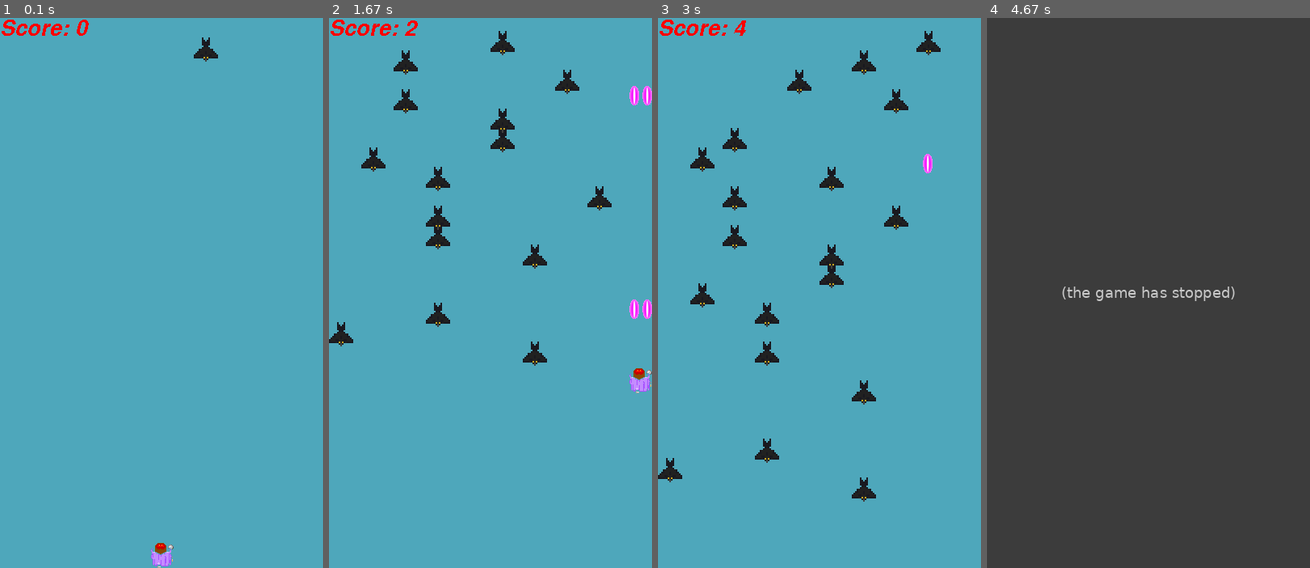
Above: before the commit, frames 1-4 (left to right).
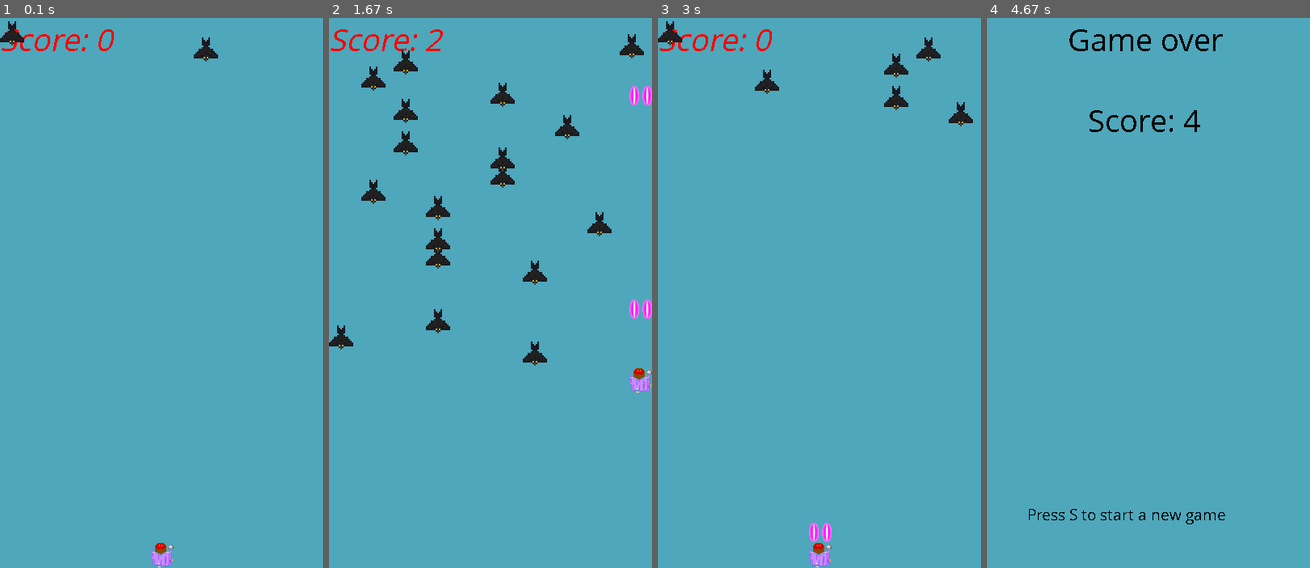
Above: after the commit, the same moments.

Repository: Andoree/Python-Study
Game: pygame game, started from game_project/gamev2.py
Same seed, same stepped clock (60 frames per second), same inputs: the game is played once before the commit and once after it.
Inputs:
- Up to frame 1 (0.1 s): no input
- Up to frame 2 (1.67 s): tap X at 0.33, 0.73, 1.03, 1.23, 1.57 s; hold Right 0.67-1.13 s; hold Up 1.17-1.47 s; hold Right from 1.5 s (still down)
- Up to frame 3 (3 s): tap X at 1.87, 2.07, 2.37, 2.97 s; release Right at 1.97 s; hold Left 2-2.53 s; tap S at 2.57 s; hold Down from 2.9 s (still down)
- Up to frame 4 (4.67 s): release Down at 3.2 s; hold Left 3.23-3.63 s; tap X at 3.3, 3.6, 3.73, 4.13, 4.43 s; hold Up 3.67-4.03 s; hold Right from 4.07 s (still down)

The runs differ from the first frame. In frame 1, 0.7% of the frame differs, in the area x 0-36%, y 0-7%; in frame 2, 4.3%; in frame 3, 4.6%; in frame 4, 100%, in the area x 0-100%, y 0-100%.
Before the commit the program exited at 3.37 s; later frames show no game.

Commit message:
final release by Timur

Diff:
--- a/game_project/game.py
+++ /dev/null
@@ -1,125 +0,0 @@
-import os
-
-import pygame as pg
-from pygame.locals import *
-
-# todo: Создать врагов
-# todo: Детектить колиизии
-# todo: апдейтить перемещения врагов
-window_width = 400
-window_height = 680
-BACKGROUND_COLOR = (78, 167, 187)
-screen_rect = Rect(0, 0, window_width, window_height)
-
-game_dir = os.path.split(os.path.abspath(__file__))[0]
-
-
-def load_image(file):
-    file = os.path.join(game_dir, 'sprites', file)
-    try:
-        surface = pg.image.load(file)
-    except pg.error:
-        raise SystemExit('image loading error')
-    return surface.convert()
-
-
-class Player(pg.sprite.Sprite):
-    speed = 12
-    images = []
-    gun_offset = 8
-
-    def __init__(self):
-        pg.sprite.Sprite.__init__(self, self.containers)
-        self.image = self.images[0]
-        self.rect = self.image.get_rect(midbottom=screen_rect.midbottom)
-        self.origtop = self.rect.top
-
-    def move(self, horiz_direction, vert_direction):
-        self.rect.move_ip(horiz_direction * self.speed, vert_direction * self.speed)
-        self.rect = self.rect.clamp(screen_rect)
-
-    def left_gun_pos(self):
-        pos = self.rect.centerx - self.gun_offset
-        return pos, self.rect.top
-
-    def right_gun_pos(self):
-        pos = self.rect.centerx + self.gun_offset
-        return pos, self.rect.top
-
-
-class Player_shot(pg.sprite.Sprite):
-    speed = -15
-    images = []
-    gun_reload = 5
-
-    def __init__(self, position):
-        pg.sprite.Sprite.__init__(self, self.containers)
-        self.image = self.images[0]
-        self.rect = self.image.get_rect(midbottom=position)
-
-    def update(self):
-        self.rect.move_ip(0, self.speed)
-        if self.rect.top <= 0:
-            self.kill()
-
-
-def main():
-    pg.init()
-    screen = pg.display.set_mode((window_width, window_height))
-    pg.display.set_caption('My_game')
-    clock = pg.time.Clock()
-    img = load_image('player.png')
-    Player.images = [img, pg.transform.flip(img, 1, 0)]
-    img = load_image('player_shot.png')
-    Player_shot.images = [img]
-
-    background = pg.Surface(screen_rect.size)
-    background.fill(BACKGROUND_COLOR)
-    screen.blit(background, (0, 0))
-    pg.display.flip()
-
-    # Создание контейнеров
-    all = pg.sprite.RenderUpdates()
-    shots = pg.sprite.Group()
-
-    # Присвоение контейнеров
-    Player.containers = all
-    Player_shot.containers = all, shots
-
-    player = Player()
-
-    gun_timer = 0
-
-    while (player.alive()):
-
-        for event in pg.event.get():
-            if event.type == QUIT or \
-                    (event.type == KEYDOWN and event.key == K_ESCAPE):
-                return
-            '''if event.type == pg.KEYUP:
-                if event.key == pg.K_x:
-                    gun_timer = 0'''
-
-        key_state = pg.key.get_pressed()
-        horiz_direction = key_state[K_RIGHT] - key_state[K_LEFT]
-        vert_direction = key_state[K_DOWN] - key_state[K_UP]
-        player.move(horiz_direction, vert_direction)
-        all.clear(screen, background)
-        all.update()
-
-        if key_state[K_x]:
-            if gun_timer != 0:
-                gun_timer = gun_timer - 1
-            else:
-                Player_shot(player.left_gun_pos())
-                Player_shot(player.right_gun_pos())
-                gun_timer = Player_shot.gun_reload
-
-        pg.display.update(all.draw(screen))
-        clock.tick(60)
-
-    pg.time.wait(1000)
-    pg.quit()
-
-
-if __name__ == '__main__': main()
--- a/game_project/gamev2.py
+++ b/game_project/gamev2.py
@@ -9,7 +9,6 @@
 BACKGROUND_COLOR = (78, 167, 187)
 enemy_size = (30, 30)
 SCORE = 0
-
 player_shot_size = (17, 35)
 screen_rect = Rect(0, 0, window_width, window_height)
 
@@ -33,12 +32,9 @@
     def __init__(self):
         pg.sprite.Sprite.__init__(self, self.containers)
         self.image = self.images[0]
-        # self.image = pg.transform.scale(self.image, player_size)
         self.rect = self.image.get_rect(midbottom=screen_rect.midbottom)
         self.collideRect = pg.rect.Rect((0, 0), (12, 12))
         self.collideRect.midbottom = self.rect.midbottom
-
-
 
     def move(self, horiz_direction, vert_direction):
         self.rect.move_ip(horiz_direction * self.speed, vert_direction * self.speed)
@@ -46,7 +42,6 @@
         self.collideRect.move_ip(horiz_direction * self.speed, vert_direction * self.speed)
         self.collideRect = self.rect.clamp(screen_rect)
 
-
     def left_gun_pos(self):
         pos = self.rect.centerx - self.gun_offset + player_shot_size[0] / 2
         return pos, self.rect.top
@@ -64,17 +59,15 @@
     def __init__(self, position):
         pg.sprite.Sprite.__init__(self, self.containers)
         self.image = self.images[0]
-        self.rect = self.image.get_rect(midtop = position)
+        self.rect = self.image.get_rect(midtop=position)
         self.image = pg.transform.scale(self.image, player_shot_size)
         self.collideRect = pg.rect.Rect((0, 0), (32, 32))
         self.collideRect.midbottom = self.rect.midbottom
-
 
     def update(self):
         self.rect.move_ip(0, self.speed)
         if self.rect.top <= 0:
             self.kill()
-
 
 
 class Enemy(pg.sprite.Sprite):
@@ -84,7 +77,7 @@
     CROW_SOUND_COOLDOWN = 30
 
     def __init__(self):
-        self.x = random.randrange(0, 10) * 40
+        self.x = random.randrange(0, window_width, window_width // 10)
         pg.sprite.Sprite.__init__(self, self.containers)
         self.image = self.images[0]
         self.rect = self.image.get_rect(topleft=(self.x, 0))
@@ -94,7 +87,6 @@
         self.rect.move_ip(0, self.speed)
         if self.rect.top >= window_height:
             self.kill()
-
 
 
 def load_sound(file):
@@ -103,13 +95,13 @@
         sound = pg.mixer.Sound(file)
         return sound
     except pg.error:
-        print ('Warning, unable to load, %s' % file)
+        print('Warning, unable to load, %s' % file)
 
 
 class Score(pg.sprite.Sprite):
     def __init__(self):
         pg.sprite.Sprite.__init__(self)
-        self.font = pg.font.Font(None, 40)
+        self.font = pg.font.SysFont('Comic Sans MS', 40)
         self.font.set_italic(1)
         self.color = Color('red')
         self.lastscore = -1
@@ -121,7 +113,6 @@
             self.lastscore = SCORE
             msg = "Score: %d" % SCORE
             self.image = self.font.render(msg, 0, self.color)
-
 
 
 def main():
@@ -130,7 +121,6 @@
     screen = pg.display.set_mode((window_width, window_height))
     pg.display.set_caption('My_game')
     clock = pg.time.Clock()
-
 
     # sprites
     img = load_image('player.png')
@@ -156,58 +146,48 @@
     shots = pg.sprite.Group()
     enemies = pg.sprite.Group()
 
-
     # Присвоение контейнеров
     Player.containers = all
     Player_shot.containers = all, shots
     Enemy.containers = all, enemies
-    Score.containers = all
 
     player = Player()
     # Таймеры появлений объектов
     gun_timer = 0
     enemy_spawn_timer = 0
     crow_sound_timer = 0
-
-
-   # global score
+    game_over = False
+
     global SCORE
-
 
     if pg.font:
         all.add(Score())
 
-
-    while (player.alive()):
+    while player.alive():
         for event in pg.event.get():
             if event.type == QUIT or \
                     (event.type == KEYDOWN and event.key == K_ESCAPE):
                 return
 
-
         key_state = pg.key.get_pressed()
         horiz_direction = key_state[K_RIGHT] - key_state[K_LEFT]
         vert_direction = key_state[K_DOWN] - key_state[K_UP]
         player.move(horiz_direction, vert_direction)
 
-
-
-        # Проверка на попадание по врагу.
         for shot in shots:
             enemies_hit_list = pg.sprite.spritecollide(shot, enemies, True)
             if len(enemies_hit_list) > 0:
-
-                SCORE += 1
                 if crow_sound_timer <= 0:
                     crow_sound.play()
                     crow_sound_timer = Enemy.CROW_SOUND_COOLDOWN
                 shot.kill()
+                SCORE += len(enemies_hit_list)
         crow_sound_timer -= 1
 
-        for enemy in pg.sprite.spritecollide(player, enemies, 1):
+        d = pg.sprite.spritecollide(player, enemies, True)
+        if len(d) > 0:
             player.kill()
-
-
+            game_over = True
 
         if key_state[K_x]:
             if gun_timer != 0:
@@ -222,14 +202,36 @@
             enemy_spawn_timer = enemy_spawn_timer - 1
         else:
             Enemy()
-            enemy_spawn_timer = Player_shot.GUN_RELOAD
+            enemy_spawn_timer = Enemy.SPAWN_COOLDOWN
 
         all.clear(screen, background)
         all.update()
         pg.display.update(all.draw(screen))
         clock.tick(60)
 
-    pg.time.wait(1000)
+    while game_over:
+        for event in pg.event.get():
+            if event.type == QUIT or \
+                    (event.type == KEYDOWN and event.key == K_ESCAPE):
+                return
+        pg.font.init()
+        myfont = pg.font.SysFont('Comic Sans MS', 40)
+        myfontbot = pg.font.SysFont('Comic Sans MS', 20)
+        textover = myfont.render('Game over', False, (0, 0, 0))
+        textscore = myfont.render('Score: ' + str(SCORE), False, (0, 0, 0))
+        instruction = myfontbot.render('Press S to start a new game ', False, (0, 0, 0))
+
+        key_state = pg.key.get_pressed()
+        if key_state[K_s]:
+            SCORE = 0
+            main()
+            return
+        screen.blit(background, (0, 0))
+        screen.blit(textover, (100, 0))
+        screen.blit(textscore, (125, 100))
+        screen.blit(instruction, (50, 600))
+        pg.display.update()
+        clock.tick(60)
     pg.quit()
 
 
